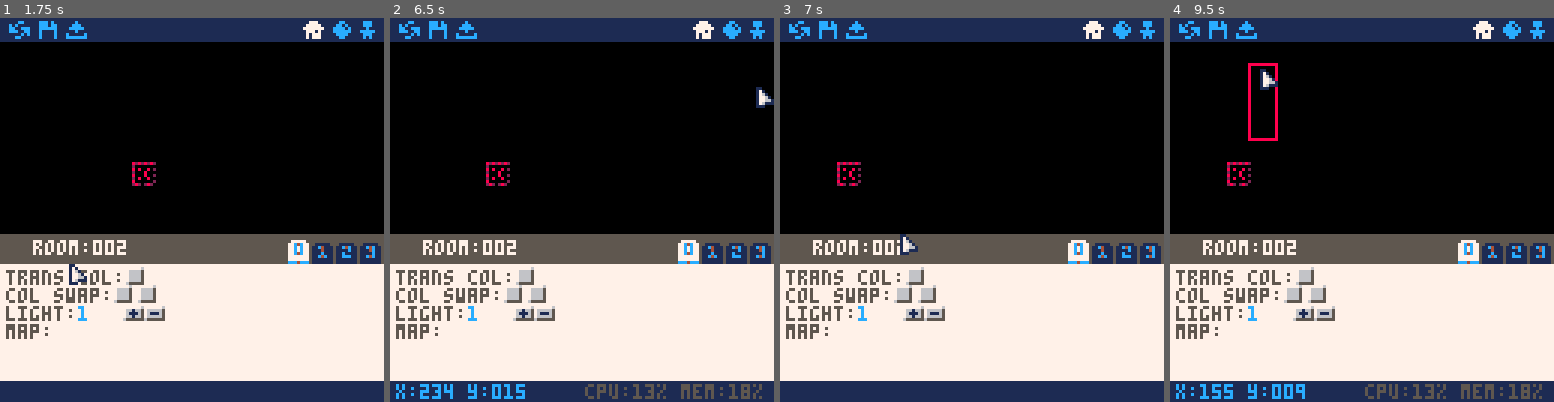
Above: before the commit, frames 1-4 (left to right).
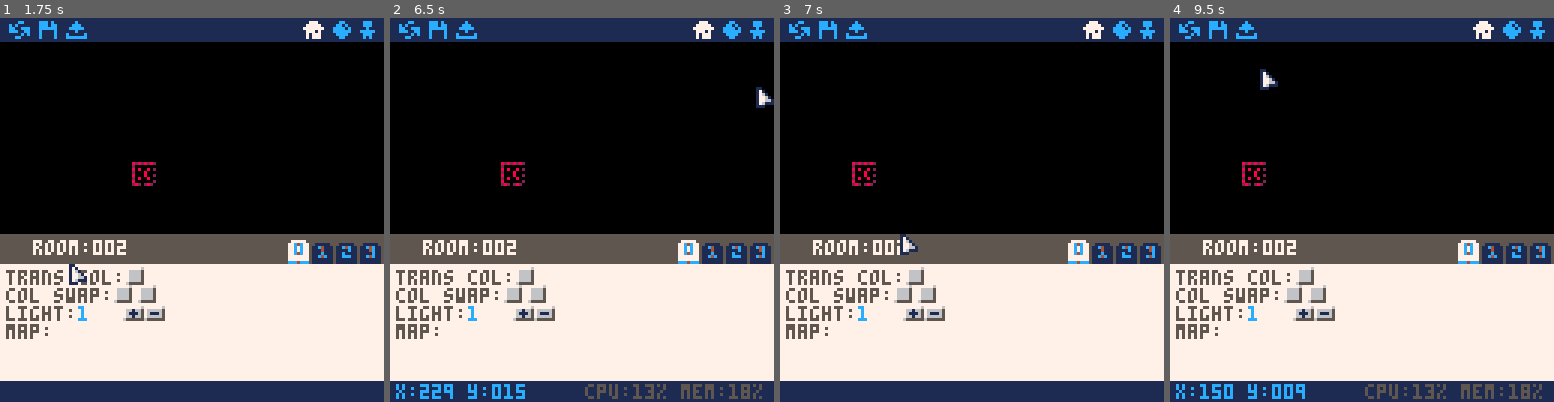
Above: after the commit, the same moments.

Repository: Liquidream/scumm-8
Game: PICO-8 cartridge editor/editor.p8
Two runs of this game, one before a commit and one after it. Both use one fixed random seed, a clock stepped at 60 frames per second and the inputs below.
Inputs (mouse positions are in pixels of both pictures, inside the frame that each line leads up to):
- Up to frame 1 (1.75 s): tap X (X key) at 0.33, 1.07 s; click (280, 121) at 0.67 s; tap O (Z key) at 0.7, 1.7 s; click (46, 267) at 1.22 s; hold Right from 1.6 s (still down)
- Up to frame 2 (6.5 s): click (497, 114) at 1.77 s; tap X (X key) every 1.12 s from 1.85 to 6.32 s; release Right at 2.1 s; tap O (Z key) every 0.4 s from 2.1 to 6.1 s; hold Up 2.15-2.42 s; click (562, 259) at 2.32 s; hold Right 2.47-3.03 s; click (624, 106) at 2.87 s; hold Left 3.08-3.58 s; click (685, 256) at 3.42 s; hold Down 3.63-3.97 s; click (451, 102) at 3.97 s; hold Right 4.02-4.68 s; click (512, 248) at 4.52 s; hold Up 4.73-5.03 s; click (574, 94) at 5.07 s; hold Left 5.08-5.68 s; click (639, 244) at 5.62 s; hold Down 5.73-6.03 s; hold Right from 6.08 s (still down); click (701, 90) at 6.17 s
- Up to frame 3 (7 s): tap O (Z key) at 6.5, 6.9 s; release Right at 6.58 s; hold Right from 6.63 s (still down); click (856, 236) at 6.72 s
- Up to frame 4 (9.5 s): release Right at 7.13 s; hold Up 7.18-7.45 s; click (1308, 83) at 7.27 s; tap O (Z key) every 0.4 s from 7.3 to 9.3 s; tap X (X key) at 7.43, 8.55 s; hold Right 7.5-8.07 s; click (1369, 229) at 7.82 s; hold Left 8.12-8.62 s; click (1434, 79) at 8.37 s; hold Down 8.67-9 s; click (1496, 225) at 8.92 s; hold Right from 9.05 s (still down); click (1258, 71) at 9.47 s

Frame 1 is identical in both runs. In frame 2, 0.3% of the frame differs, in the area x 10-36%, y 37-99%; in frame 3, 0.3%; in frame 4, 0.7%, in the area x 14-29%, y 11-99%.

Commit message:
Fixed memcopy bug

Diff:
--- a/editor/editor.p8
+++ b/editor/editor.p8
@@ -191,7 +191,7 @@
 			add_offset += (7*64)
 		end
 		for i=0,7 do
-			memcpy(i*64, start_add+add_offset+i*64, 7)
+			memcpy(i*64, start_add+add_offset+i*64, 4)
 		end
 		spr(0,x,y)
 	end
@@ -405,9 +405,9 @@
 	if cursor_y >= stage_top
 	 and cursor_y < stage_top+64
 	then
-		if cursor_x < 10 then
+		if cursor_x < 5 then
 			cam_x -= 1
-		elseif cursor_x > 110 then
+		elseif cursor_x > 115 then
 			cam_x += 1
 		end
 	end
